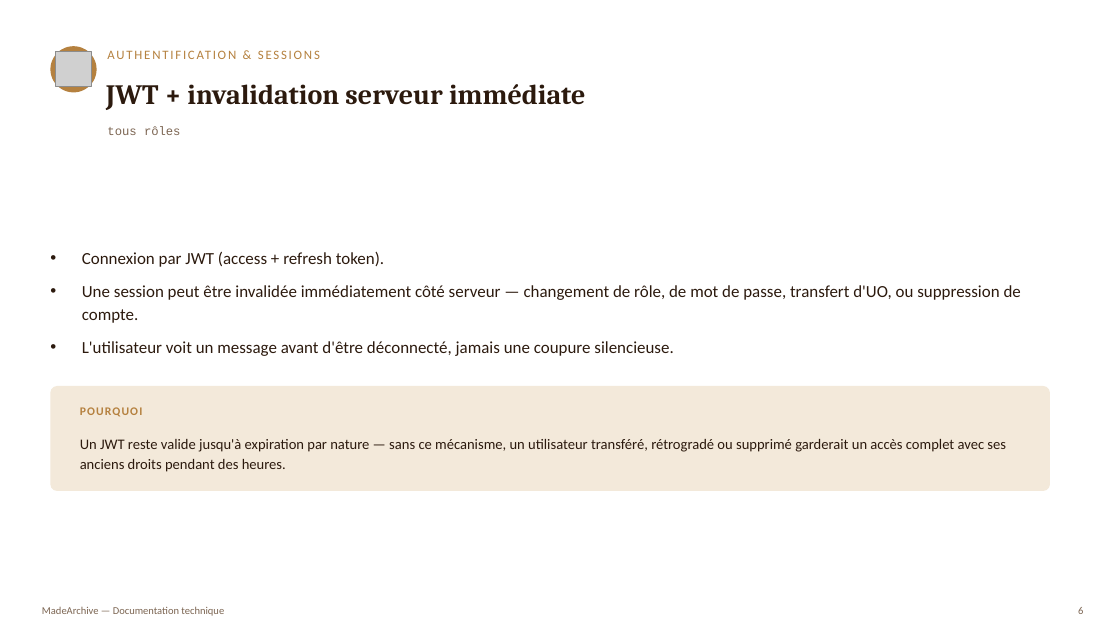
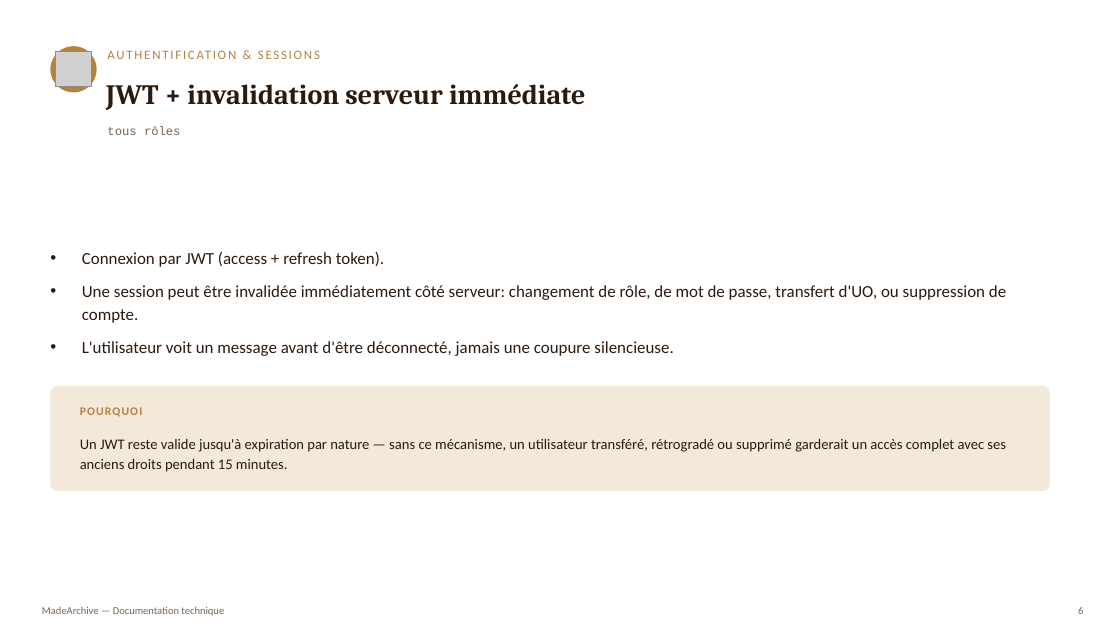
Before and after one commit to Lloyd-koutele/MadeArchive, a slide deck: slide 6 of docs/documentation-application.pptx. Drawn at 1120x630 pixels with LibreOffice and Linux fonts; fonts in the diff are those of the drawing; grey boxes stand for pictures. Boxes give left, top, right and bottom in pixels: in the first picture for what was removed or moved away, otherwise in the second. Text is boxed around its words. In the diff, an @@ line names an element or a change of style, - is before the commit and + after.

```diff
--- a/docs/documentation-application.pptx
+++ b/docs/documentation-application.pptx
@@ text at (82,285,1006,323): text changed @@
-• Une session peut être invalidée immédiatement côté serveur — changement de rôle, de mot de passe, transfert d'UO, ou suppression de compte.
+• Une session peut être invalidée immédiatement côté serveur: changement de rôle, de mot de passe, transfert d'UO, ou suppression de compte.
@@ text at (80,439,1006,472): text changed @@
-Un JWT reste valide jusqu'à expiration par nature — sans ce mécanisme, un utilisateur transféré, rétrogradé ou supprimé garderait un accès complet avec ses anciens droits pendant des heures.
+Un JWT reste valide jusqu'à expiration par nature — sans ce mécanisme, un utilisateur transféré, rétrogradé ou supprimé garderait un accès complet avec ses anciens droits pendant 15 minutes.
```
Also in this commit, not shown: 29 other slides changed, 8 slides removed, 15 other files.
